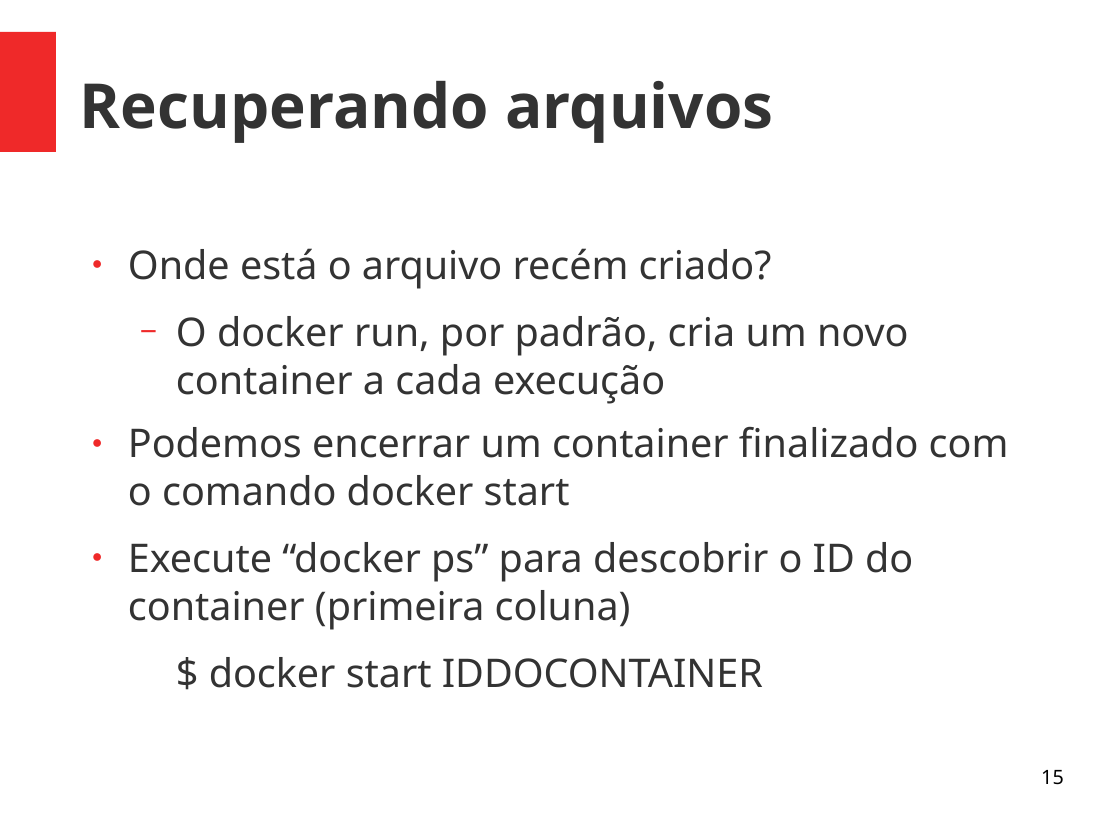
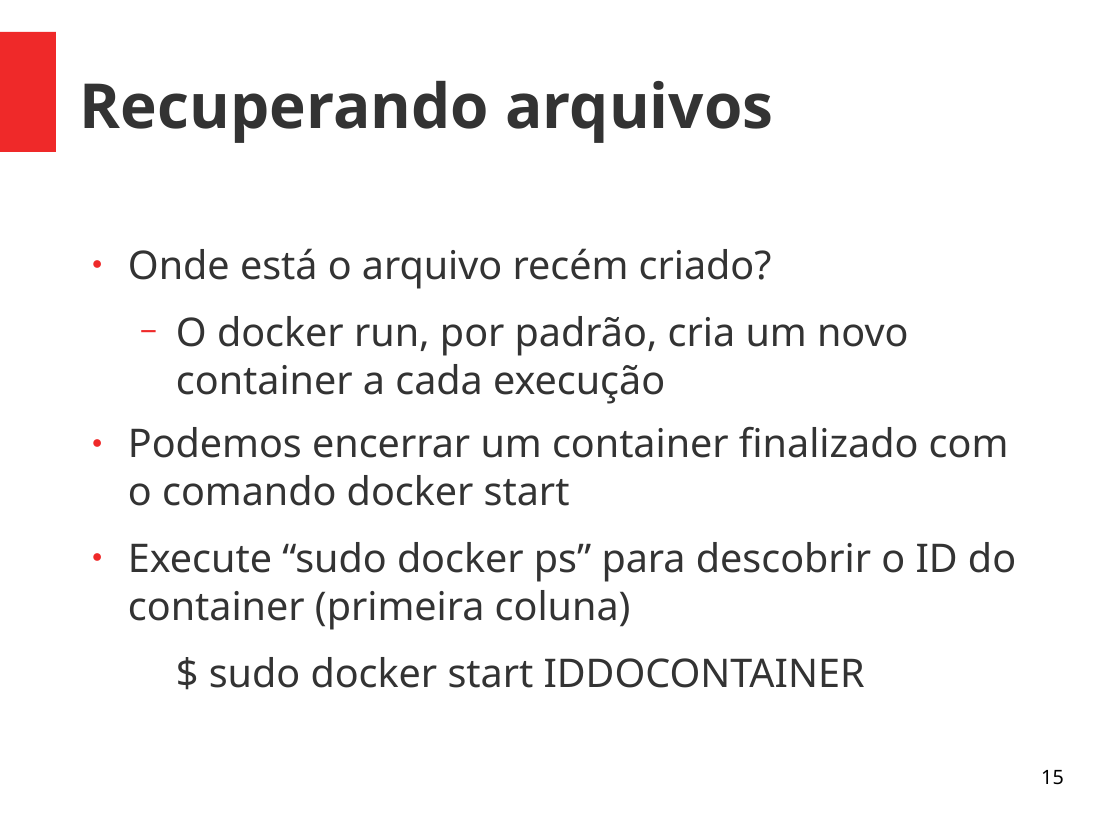
Before and after one commit to viniciusalveshax/aulas, a slide deck: slide 15 of adm-seg-redes/05-docker/05-docker.odp. Drawn at 1120x840 pixels with LibreOffice and Linux fonts; fonts in the diff are those of the drawing. Boxes give left, top, right and bottom in pixels: in the first picture for what was removed or moved away, otherwise in the second. Text is boxed around its words. In the diff, an @@ line names an element or a change of style, - is before the commit and + after.

Commit message:
Modificação menor na aula sobre docker

```diff
--- a/adm-seg-redes/05-docker/05-docker.odp
+++ b/adm-seg-redes/05-docker/05-docker.odp
@@ text at (128, 542, 1016, 688): text changed @@
-● Execute “docker ps” para descobrir o ID do container (primeira coluna)
-  $ docker start IDDOCONTAINER
+● Execute “sudo docker ps” para descobrir o ID do container (primeira coluna)
+  $ sudo docker start IDDOCONTAINER
```
Also in this commit, not shown: 6 other slides changed, 1 other file.
